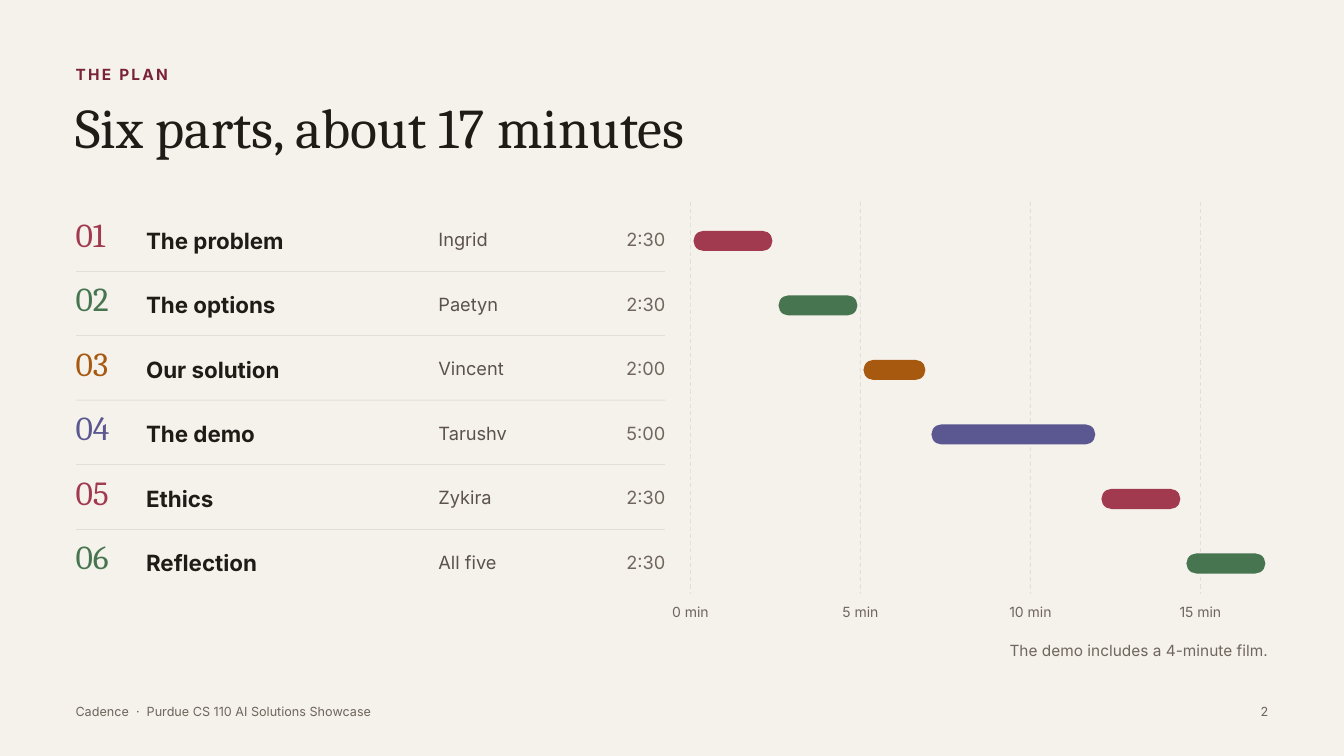
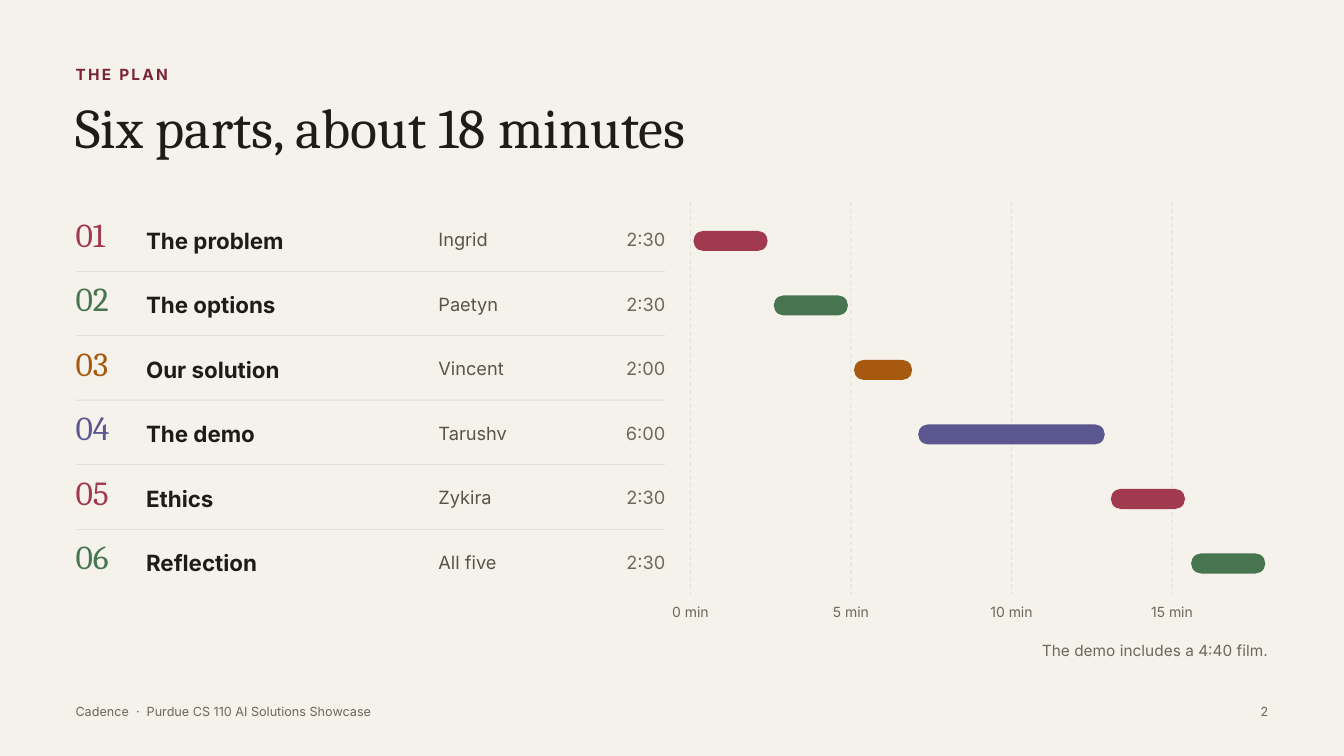
Before and after one commit to tarushvkodes/cadence, a slide deck: slide 2 of deck/Cadence-Capstone.pptx. Drawn at 1344x756 pixels with LibreOffice and Linux fonts; fonts in the diff are those of the drawing. Boxes give left, top, right and bottom in pixels: in the first picture for what was removed or moved away, otherwise in the second. Text is boxed around its words. In the diff, an @@ line names an element or a change of style, - is before the commit and + after.

```diff
--- a/deck/Cadence-Capstone.pptx
+++ b/deck/Cadence-Capstone.pptx
@@ title at [76, 109, 685, 160]: text changed @@
-Six parts, about 17 minutes
+Six parts, about 18 minutes
@@ line moved from (861, 202) - (861, 594) to (851, 202) - (851, 594) @@
@@ line moved from (1030, 202) - (1030, 594) to (1012, 202) - (1012, 594) @@
@@ line moved from (1201, 202) - (1201, 594) to (1173, 202) - (1173, 594) @@
@@ rounded rectangle: place and size @@
-rounded rectangle at [694, 231, 772, 251]
+rounded rectangle at [694, 231, 768, 251]
@@ rounded rectangle: place and size @@
-rounded rectangle at [778, 295, 857, 316]
+rounded rectangle at [774, 295, 849, 316]
@@ rounded rectangle: place and size @@
-rounded rectangle at [864, 360, 926, 380]
+rounded rectangle at [854, 360, 912, 380]
@@ text at [626, 426, 665, 440]: text changed @@
-5:00
+6:00
@@ rounded rectangle: place and size @@
-rounded rectangle at [932, 424, 1096, 445]
+rounded rectangle at [919, 424, 1105, 445]
@@ rounded rectangle: place and size @@
-rounded rectangle at [1102, 489, 1181, 509]
+rounded rectangle at [1111, 489, 1186, 509]
@@ rounded rectangle: place and size @@
-rounded rectangle at [1187, 554, 1265, 574]
+rounded rectangle at [1192, 554, 1266, 574]
@@ text "5 min": place and size @@
-text "5 min" at [842, 606, 879, 617]
+text "5 min" at [833, 607, 869, 617]
@@ text "10 min": place and size @@
-text "10 min" at [1009, 606, 1052, 617]
+text "10 min" at [990, 606, 1033, 617]
@@ text "15 min": place and size @@
-text "15 min" at [1180, 606, 1221, 617]
+text "15 min" at [1151, 606, 1193, 617]
@@ text at [1042, 644, 1268, 656]: text changed @@
-The demo includes a 4-minute film.
+The demo includes a 4:40 film.
```
Also in this commit, not shown: 2 other slides changed, 5 other files.
